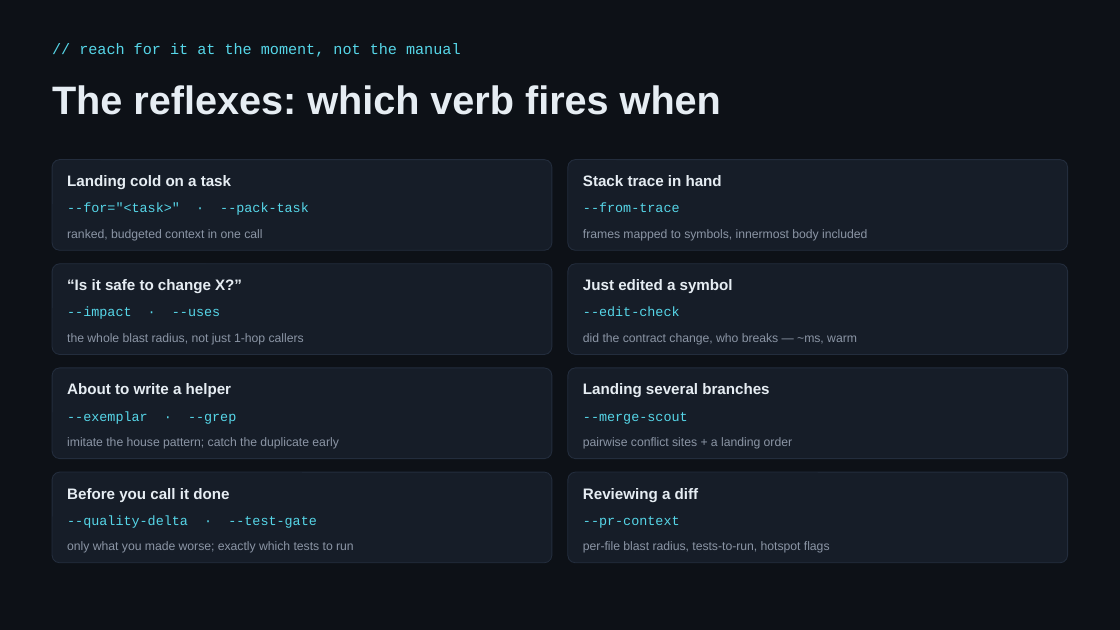
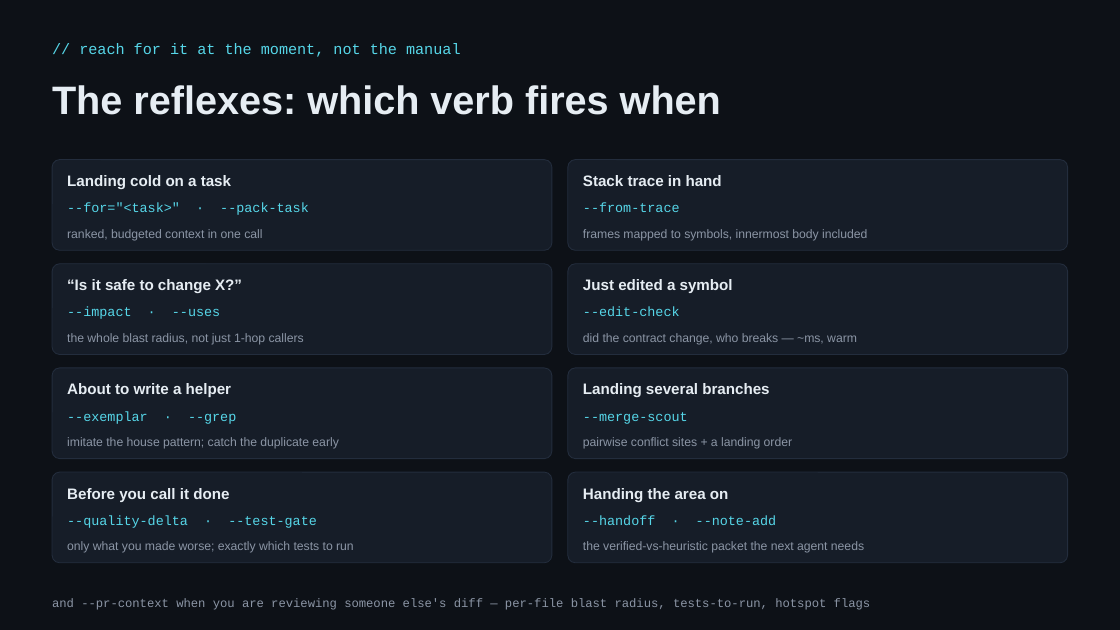
Before and after one commit to redhat-et/ripwire, a slide deck: slide 5 of present/ripwire-showcase.pptx. Drawn at 1120x630 pixels with LibreOffice and Linux fonts; fonts in the diff are those of the drawing. Boxes give left, top, right and bottom in pixels: in the first picture for what was removed or moved away, otherwise in the second. Text is boxed around its words. In the diff, an @@ line names an element or a change of style, - is before the commit and + after.

```diff
--- a/present/ripwire-showcase.pptx
+++ b/present/ripwire-showcase.pptx
@@ text at (x1=583, y1=488, x2=728, y2=502): text changed @@
-Reviewing a diff
+Handing the area on
@@ text at (x1=583, y1=515, x2=777, y2=525): text changed @@
---pr-context
+--handoff · --note-add
@@ text at (x1=583, y1=541, x2=864, y2=553): text changed @@
-per-file blast radius, tests-to-run, hotspot flags
+the verified-vs-heuristic packet the next agent needs
@@ text added at (x1=52, y1=598, x2=871, y2=610), 10.5 pt, text #8B95A5 @@
+and --pr-context when you are reviewing someone else's diff — per-file blast radius, tests-to-run, hotspot flags
```
Also in this commit, not shown: 15 other slides changed, 7 slides added, 2 slides removed, 1 other file.
